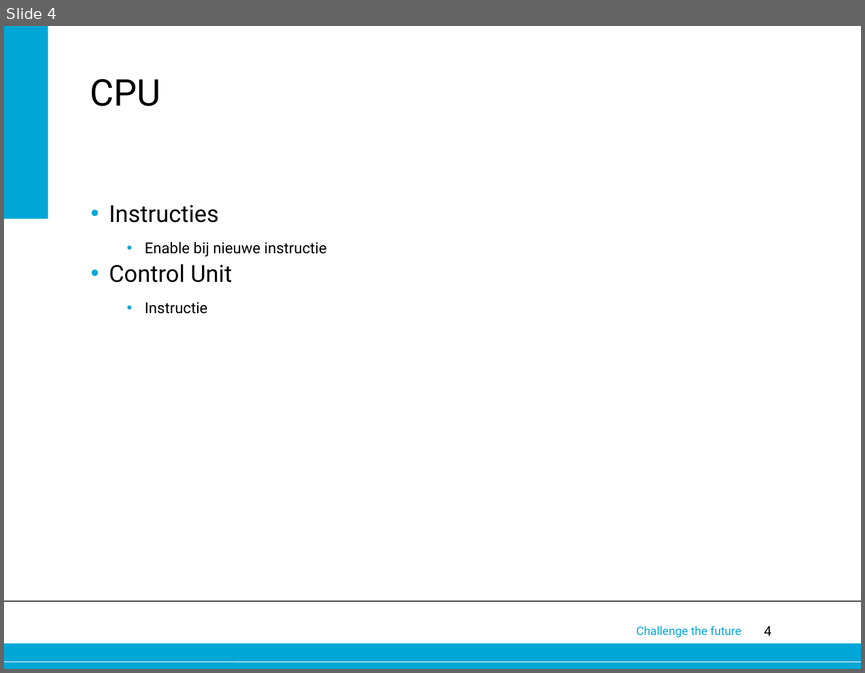
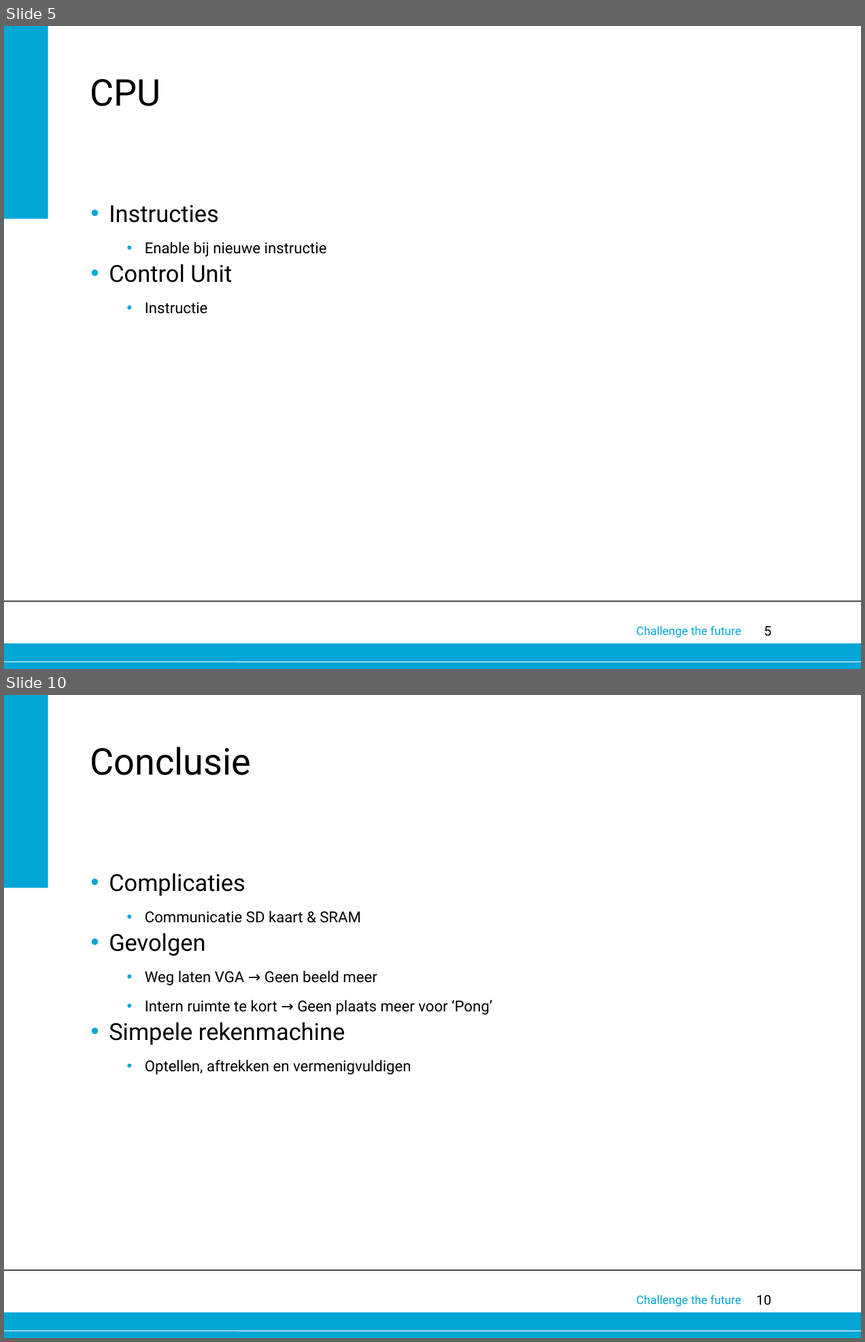
Before and after one commit to 0v3rf10w/epo3a5, a slide deck: Eindpresentatie.pptx. Shown one above the other, each under a label of ours: slide 4 before the commit, slides 5 and 10 after it; the slides between them are not shown. The pictures are 865x673 and 865x1342 pixels, drawn with LibreOffice and Linux fonts; fonts in the diff are those of the drawing; background and template pictures are left out. Boxes give left, top, right and bottom in pixels: in the first picture for what was removed or moved away, otherwise in the second. Text is boxed around its words. In the diff, an @@ line names an element or a change of style, - is before the commit and + after.

```diff
--- a/Eindpresentatie.pptx
+++ b/Eindpresentatie.pptx
@@ slide 10 added at [4, 695, 861, 1338], background #FFFFFF; not listed: 6 template elements that a slide beside it also shows @@
@@ title added at [90, 747, 251, 775], 44 pt, text #000000 @@
+Conclusie
@@ text added at [109, 873, 492, 1074], 18 pt, text #000000 @@
+• Complicaties
+  • Communicatie SD kaart & SRAM
+• Gevolgen
+  • Weg laten VGA → Geen beeld meer
+  • Intern ruimte te kort → Geen plaats meer voor ‘Pong’
+• Simpele rekenmachine
+  • Optellen, aftrekken en vermenigvuldigen
@@ what was slide 4 is now slide 5 @@
@@ page number at [764, 626, 771, 636]: text changed @@
-4
+5
```
Also in this commit, not shown: 8 other slides added, 2 slides removed, 1 other file.
